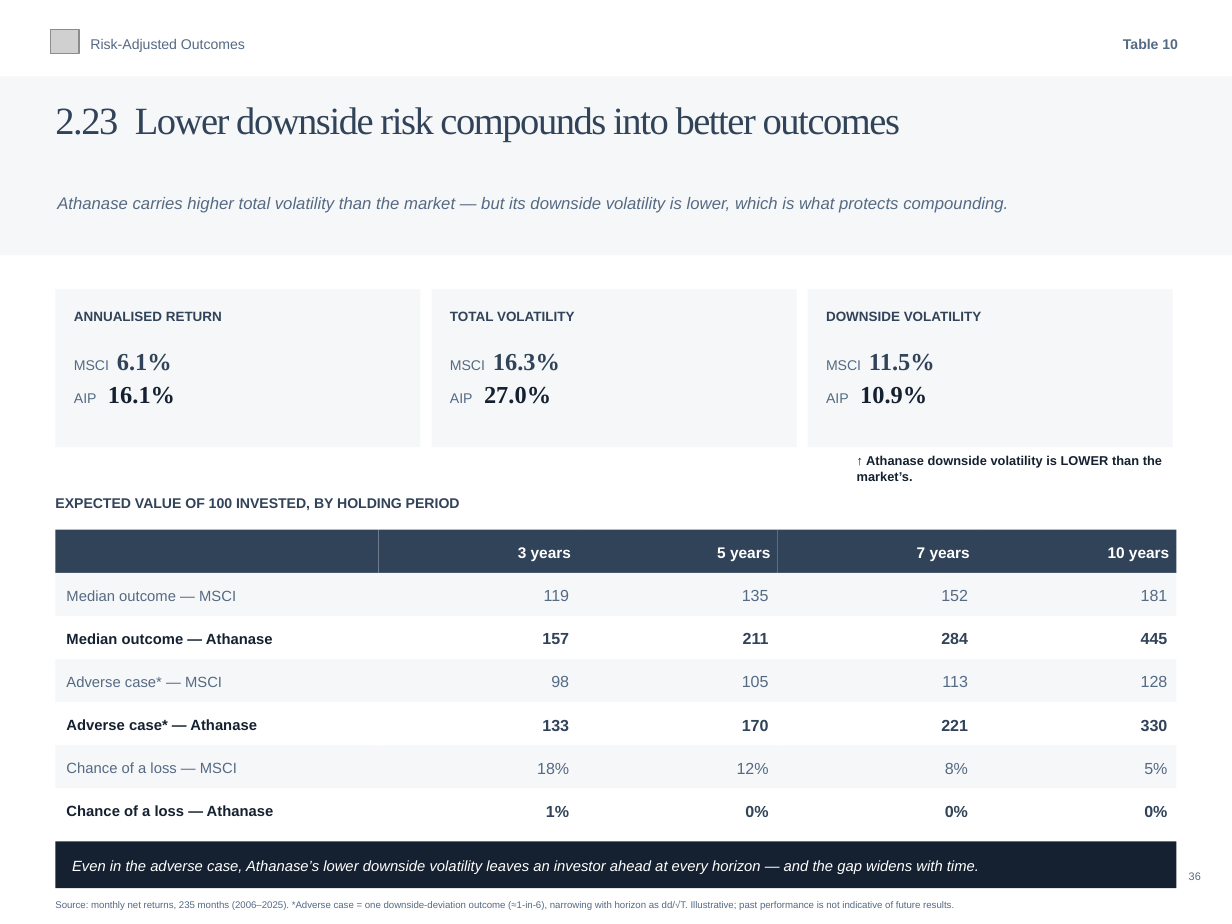
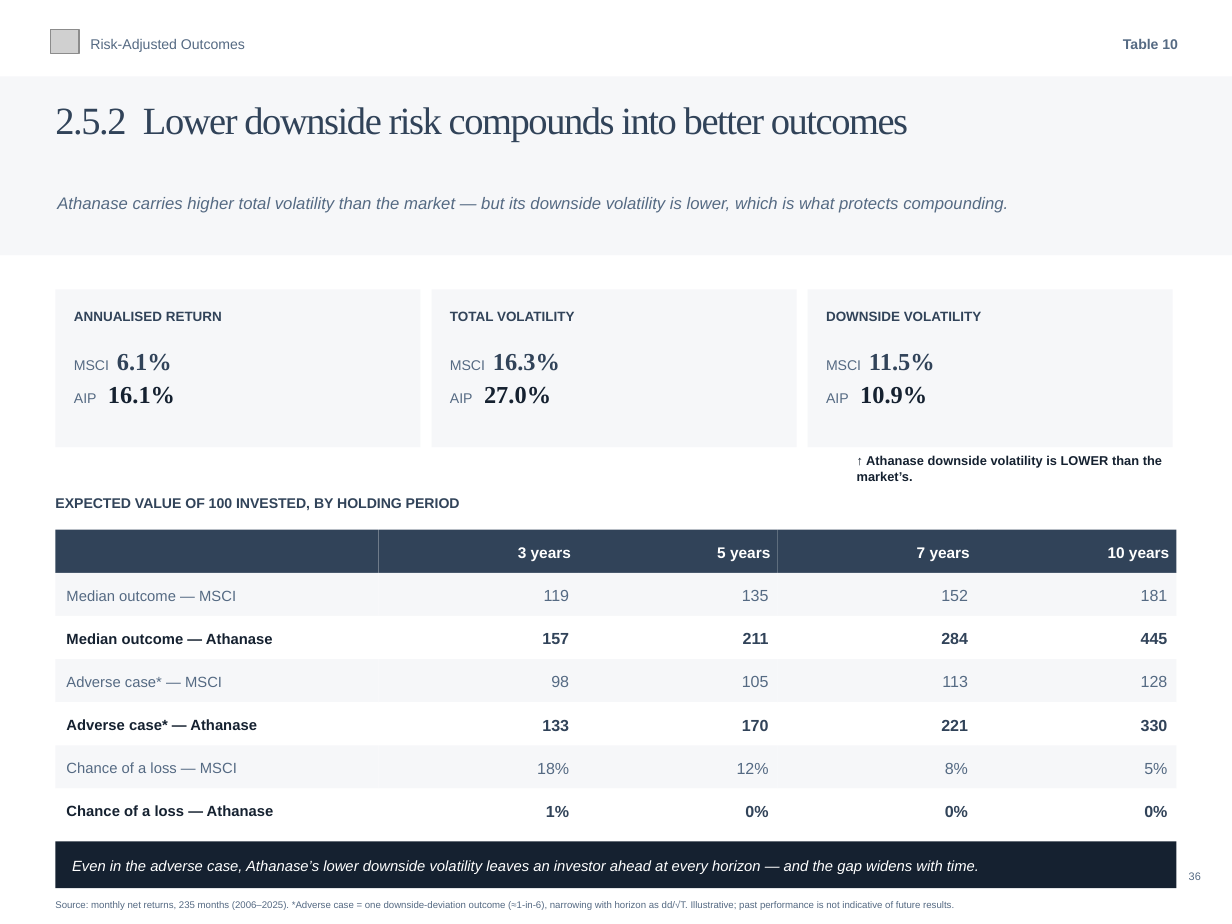
Before and after one commit to charette-lab/Claude, a slide deck: slide 39 of Athanase_Engaged_Ownership_Allocator_Deck.pptx. Drawn at 1232x924 pixels with LibreOffice and Linux fonts; fonts in the diff are those of the drawing; grey boxes stand for pictures. Boxes give left, top, right and bottom in pixels: in the first picture for what was removed or moved away, otherwise in the second. Text is boxed around its words. In the diff, an @@ line names an element or a change of style, - is before the commit and + after.

```diff
--- a/Athanase_Engaged_Ownership_Allocator_Deck.pptx
+++ b/Athanase_Engaged_Ownership_Allocator_Deck.pptx
@@ text at (55,107,908,142): text changed @@
-2.23 Lower downside risk compounds into better outcomes
+2.5.2 Lower downside risk compounds into better outcomes
```
Also in this commit, not shown: 32 other slides changed, 1 other file.
